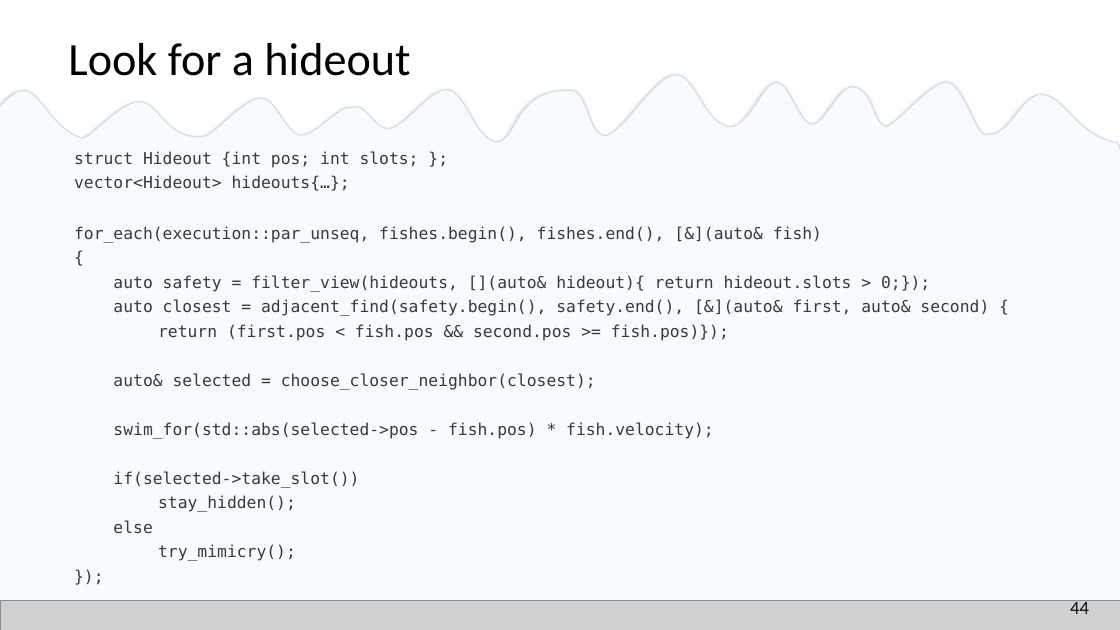
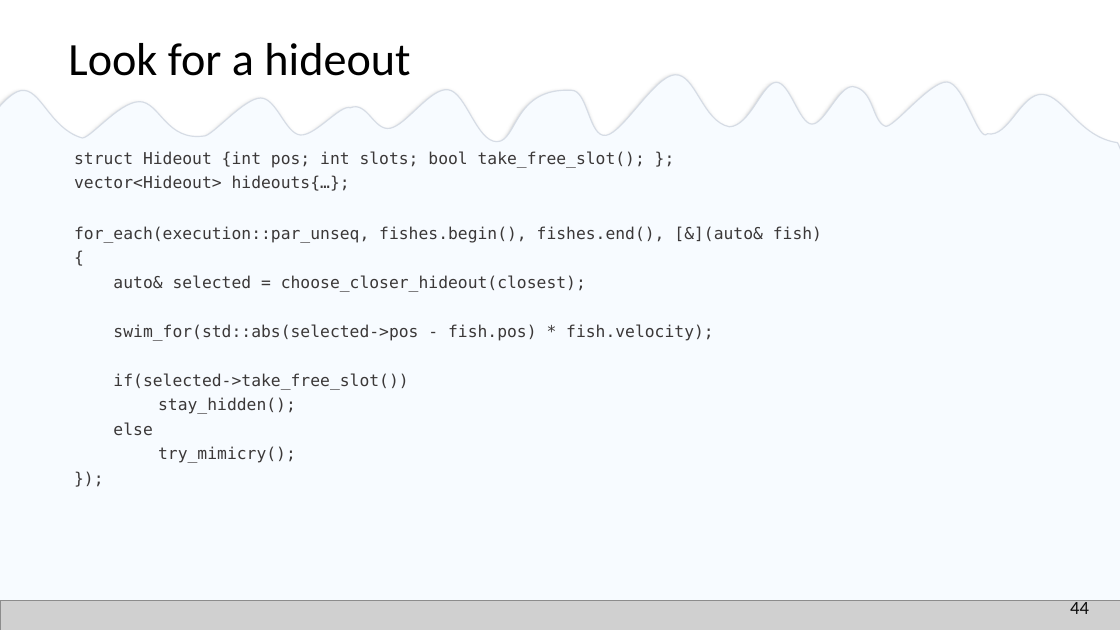
Before and after one commit to EmptySquareBubble/StoriesFromAParallelUniverse-, a slide deck: slide 45 of stories_from_a_paralel_universe.pptx. Drawn at 1120x630 pixels with LibreOffice and Linux fonts; fonts in the diff are those of the drawing; grey boxes stand for pictures. Boxes give left, top, right and bottom in pixels: in the first picture for what was removed or moved away, otherwise in the second. Text is boxed around its words. In the diff, an @@ line names an element or a change of style, - is before the commit and + after.

```diff
--- a/stories_from_a_paralel_universe.pptx
+++ b/stories_from_a_paralel_universe.pptx
@@ text at [74, 151, 645, 168]: text changed @@
-struct Hideout {int pos; int slots; };
+struct Hideout {int pos; int slots; bool take_free_slot(); };
@@ text at [113, 275, 586, 292]: text changed @@
-auto safety = filter_view(hideouts, [](auto& hideout){ return hideout.slots > 0;});
-auto closest = adjacent_find(safety.begin(), safety.end(), [&](auto& first, auto& second) {
-return (first.pos < fish.pos && second.pos >= fish.pos)});
-auto& selected = choose_closer_neighbor(closest);
+auto& selected = choose_closer_hideout(closest);
@@ text at [113, 373, 408, 390]: text changed @@
-if(selected->take_slot())
+if(selected->take_free_slot())
```
Also in this commit, not shown: 18 other slides changed, 2 slides added, 2 slides removed.
